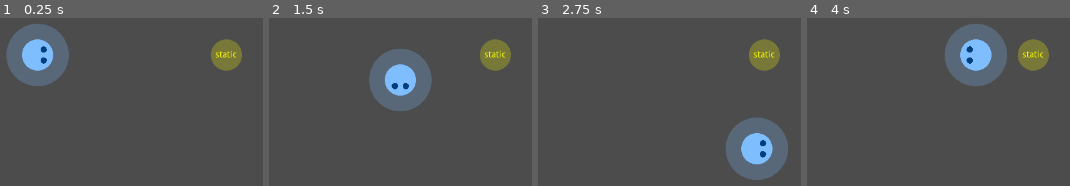
Above: before the commit, frames 1-4 (left to right).
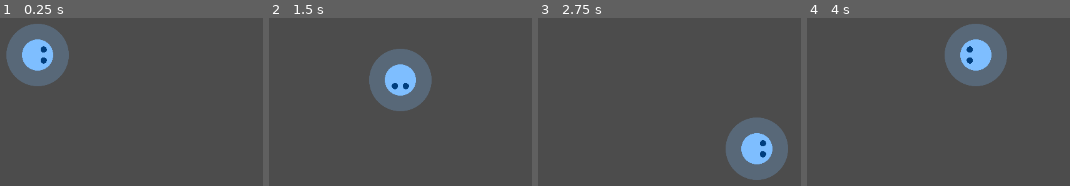
Above: after the commit, the same moments.

Repository: saimukzi/NfaoPoSim
Game: Godot game, scene res://DebugStage/DebugStage.tscn
The game is run twice, just before and just after one commit, with the same random seed, the same clock (stepped at 60 frames per second) and the same inputs.
Inputs:
- Up to frame 1 (0.25 s): no input
- Up to frame 2 (1.5 s): tap Enter at 0.5 s; hold Right (game_right) 0.53-1.28 s; hold Z (game_eat) 0.53-1.28 s; hold Down (game_down) from 1.28 s (still down); tap Z (game_eat) at 1.35 s
- Up to frame 3 (2.75 s): release Down (game_down) at 2.03 s; hold Right (game_right) from 2.03 s (still down); hold Z (game_eat) from 2.03 s (still down)
- Up to frame 4 (4 s): release Right (game_right) at 2.78 s; release Z (game_eat) at 2.78 s; hold Up (game_up) 2.78-3.53 s; tap Z (game_eat) at 2.85 s; hold Left (game_left) from 3.53 s (still down); hold Z (game_eat) from 3.53 s (still down)

The runs differ from the first frame. In frame 1, 1.7% of the frame differs, in the area x 80-93%, y 12-32%; in frame 2, 1.7%; in frame 3, 1.7%; in frame 4, 1.7%.

Commit message:
remove MobSpawer from GameBase

Diff:
--- a/GameBase/GameBase.tscn
+++ b/GameBase/GameBase.tscn
@@ -1,36 +1,13 @@
-[gd_scene load_steps=6 format=2]
+[gd_scene load_steps=4 format=2]
 
-[ext_resource path="res://assets/circle-fill-256.png" type="Texture" id=1]
 [ext_resource path="res://assets/London_Bridge_Is_Falling_Down.ogg" type="AudioStream" id=2]
 [ext_resource path="res://GameBase/GameBase.gd" type="Script" id=3]
-[ext_resource path="res://DebugStage/MobSpawner.gd" type="Script" id=5]
 [ext_resource path="res://PolicePlayer/PolicePlayer.tscn" type="PackedScene" id=6]
 
 [node name="GameBase" type="Node"]
 script = ExtResource( 3 )
 
 [node name="Map" type="Node2D" parent="."]
-
-[node name="MobSpawner" type="Node2D" parent="Map"]
-position = Vector2( 791, 360 )
-script = ExtResource( 5 )
-map = NodePath("..")
-
-[node name="Circle-fill-256" type="Sprite" parent="Map/MobSpawner"]
-modulate = Color( 1, 1, 0, 0.247059 )
-scale = Vector2( 0.195, 0.195 )
-texture = ExtResource( 1 )
-
-[node name="Label" type="Label" parent="Map/MobSpawner"]
-modulate = Color( 1, 1, 0, 1 )
-anchor_right = 0.5
-margin_left = -50.0
-margin_top = -10.0
-margin_right = 50.0
-margin_bottom = 10.0
-text = "static"
-align = 1
-valign = 1
 
 [node name="PolicePlayer" parent="Map" instance=ExtResource( 6 )]
 position = Vector2( 489, 360 )
